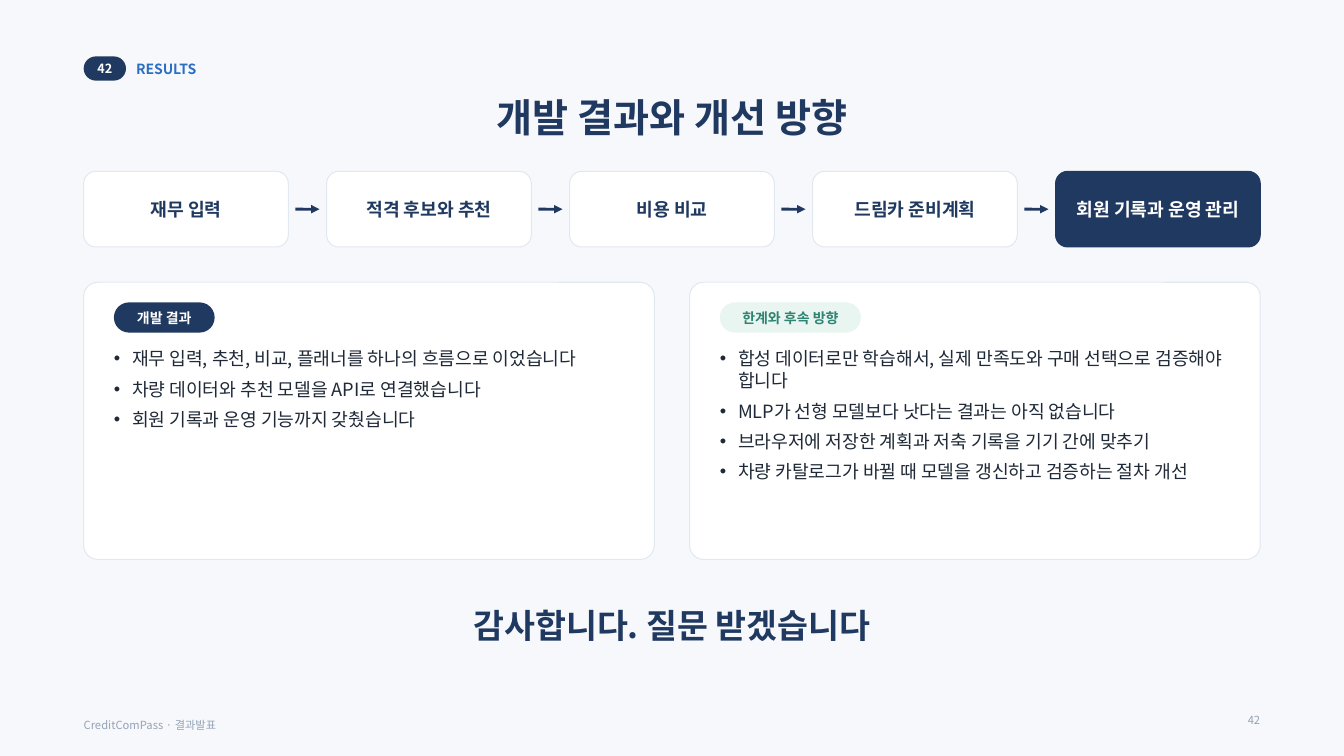
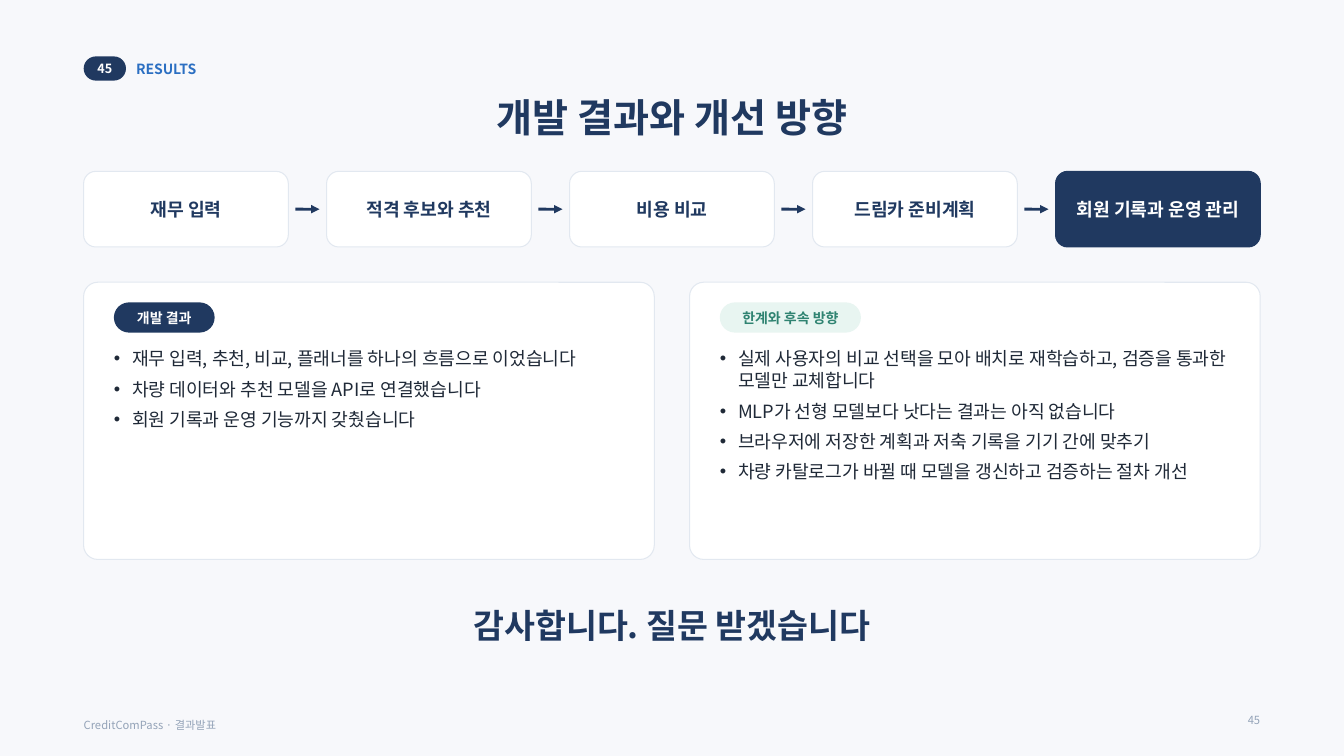
Before and after one commit to cubic9832/Final_Project, a slide deck: slide 45 of docs/발표자료.pptx (slide 42 before the commit). Drawn at 1344x756 pixels with LibreOffice and Linux fonts; fonts in the diff are those of the drawing. Boxes give left, top, right and bottom in pixels: in the first picture for what was removed or moved away, otherwise in the second. Text is boxed around its words. In the diff, an @@ line names an element or a change of style, - is before the commit and + after.

```diff
--- a/docs/발표자료.pptx
+++ b/docs/발표자료.pptx
@@ text in rounded rectangle at (x1=97, y1=63, x2=112, y2=73): text changed @@
-42
+45
@@ text at (x1=738, y1=350, x2=1226, y2=389): text changed @@
-• 합성 데이터로만 학습해서, 실제 만족도와 구매 선택으로 검증해야 합니다
+• 실제 사용자의 비교 선택을 모아 배치로 재학습하고, 검증을 통과한 모델만 교체합니다
@@ page number at (x1=1248, y1=716, x2=1260, y2=724): text changed @@
-42
+45
```
Also in this commit, not shown: 11 other slides changed, 13 slides added, 10 slides removed.
